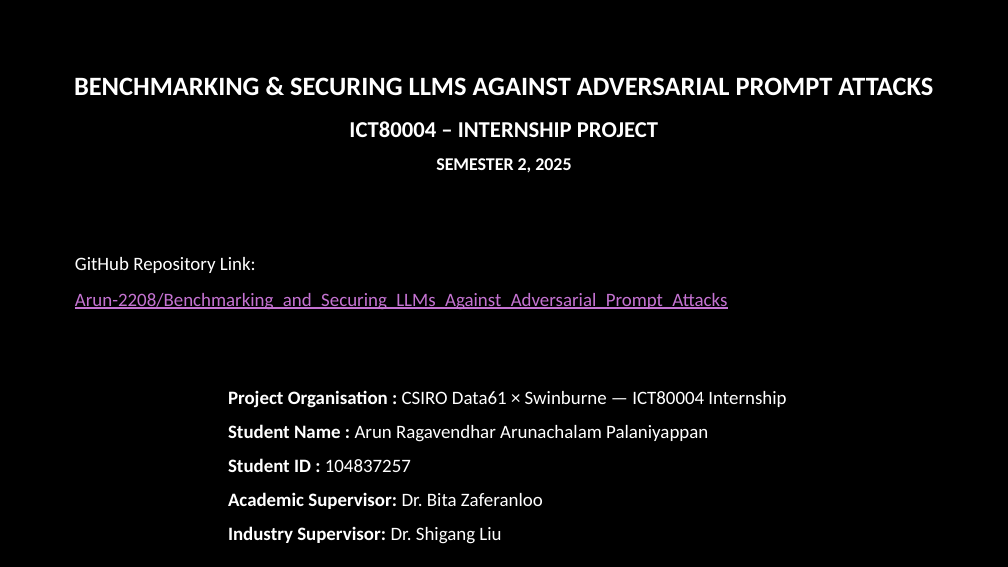
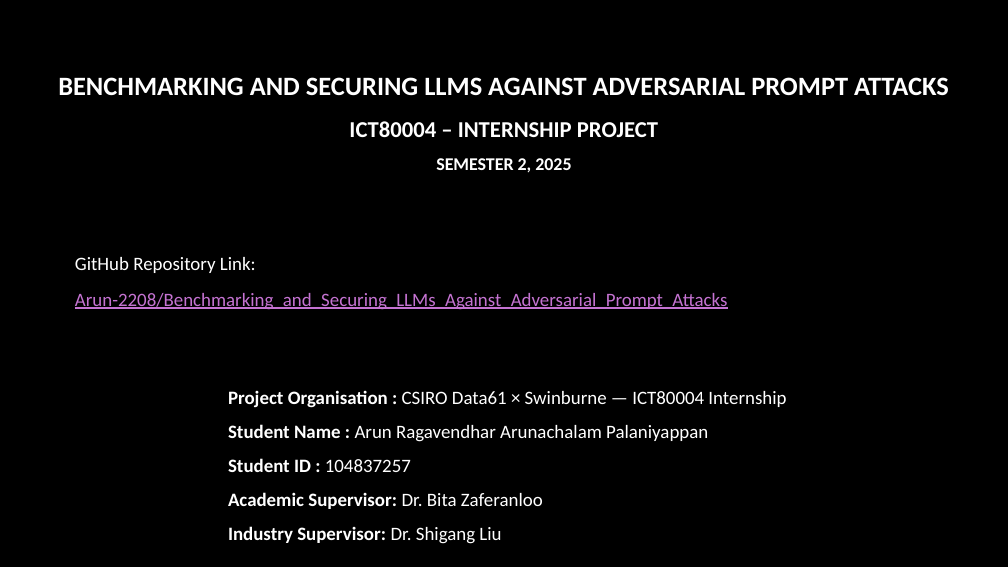
Before and after one commit to Arun-2208/Semester_4_CodeWork_and_CourseWork-, a slide deck: slide 1 of ICT80004-Internship_Project/FINAL PRESENTATION/ICT80004-Final_Project_Presentation_Arun_104837257.pptx. Drawn at 1008x567 pixels with LibreOffice and Linux fonts; fonts in the diff are those of the drawing; background and template pictures are left out. Boxes give left, top, right and bottom in pixels: in the first picture for what was removed or moved away, otherwise in the second. Text is boxed around its words. In the diff, an @@ line names an element or a change of style, - is before the commit and + after.

```diff
--- a/ICT80004-Internship_Project/FINAL PRESENTATION/ICT80004-Final_Project_Presentation_Arun_104837257.pptx
+++ b/ICT80004-Internship_Project/FINAL PRESENTATION/ICT80004-Final_Project_Presentation_Arun_104837257.pptx
@@ title at (x1=58, y1=77, x2=949, y2=173): text changed @@
-BENCHMARKING & SECURING LLMS AGAINST ADVERSARIAL PROMPT ATTACKS
-ICT80004 – INTERNSHIP PROJECT
-SEMESTER 2, 2025
+BENCHMARKING AND SECURING LLMS AGAINST ADVERSARIAL PROMPT ATTACKS
+ICT80004 – INTERNSHIP PROJECT
+SEMESTER 2, 2025
```
Also in this commit, not shown: 19 other slides changed, 3 other files.
